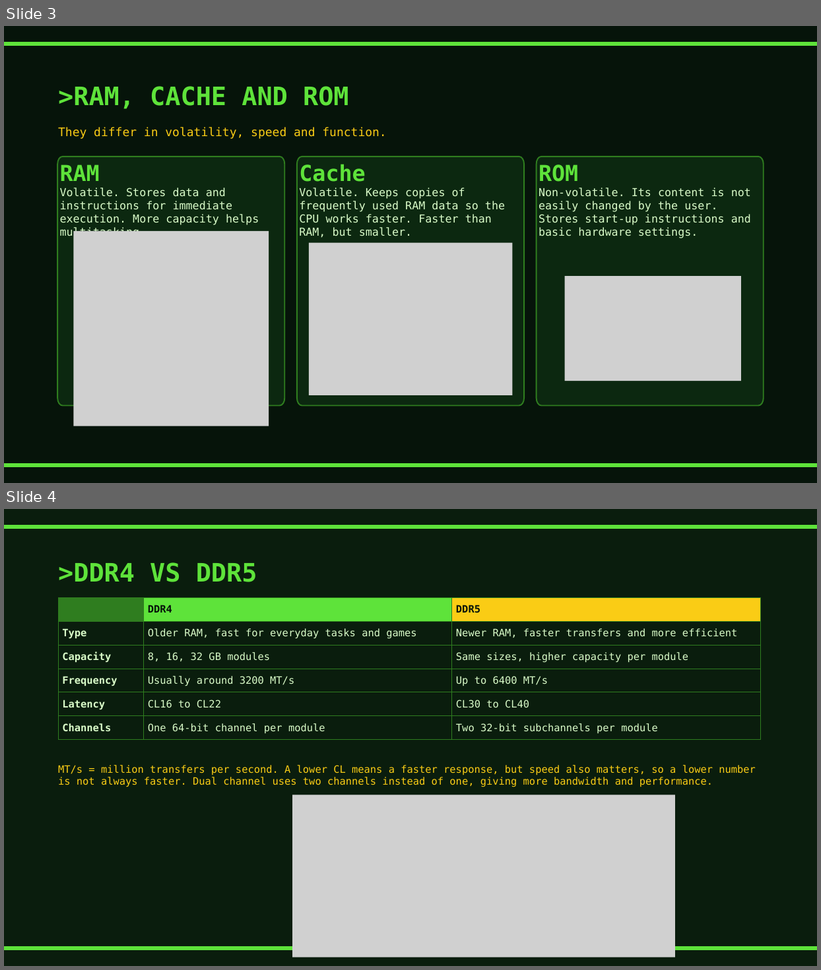
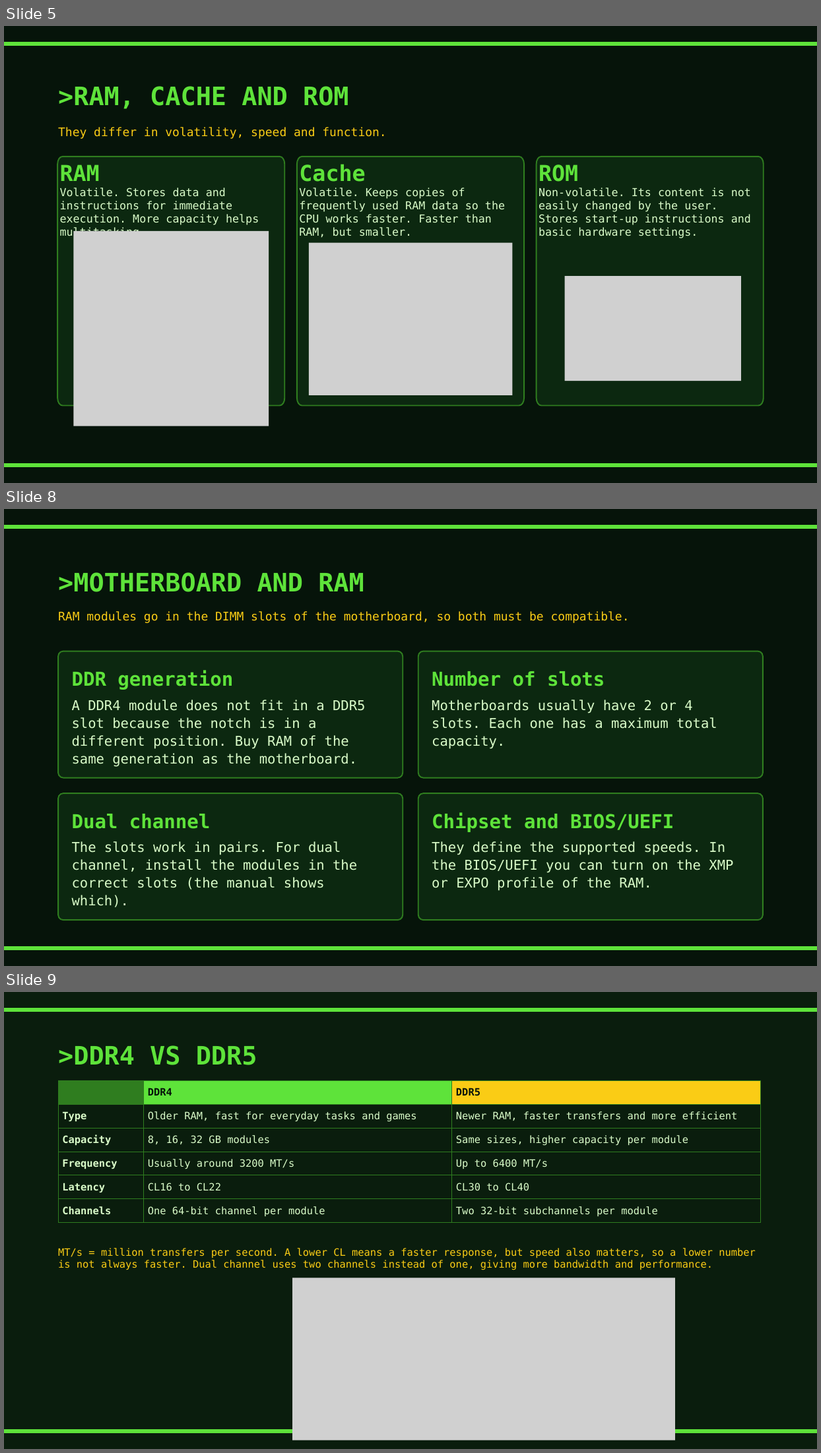
Before and after one commit to alumno851298-stack/RAM, a slide deck: RAM-presentation.pptx. Shown one above the other, each under a label of ours: slides 3 and 4 before the commit, slides 5, 8 and 9 after it; the slides between them are not shown. The pictures are 821x970 and 821x1453 pixels, drawn with LibreOffice and Linux fonts; fonts in the diff are those of the drawing; grey boxes stand for pictures. Boxes give left, top, right and bottom in pixels: in the first picture for what was removed or moved away, otherwise in the second. Text is boxed around its words. In the diff, an @@ line names an element or a change of style, - is before the commit and + after.

```diff
--- a/RAM-presentation.pptx
+++ b/RAM-presentation.pptx
@@ slide 8 added at <box>4,509,817,966</box>, background #06140A @@
@@ freeform shape added at <box>4,525,817,528</box>, fill #5EE33A, outline #5EE33A 1.5 pt @@
@@ text added at <box>58,572,364,592</box>, 45 pt, text #5EE33A, bold @@
+>MOTHERBOARD AND RAM
@@ text added at <box>58,611,630,623</box>, 21 pt, text #FACC15 @@
+RAM modules go in the DIMM slots of the motherboard, so both must be compatible.
@@ rounded rectangle added at <box>58,652,403,778</box>, fill #0C2810, outline #2F7D1F 2.25 pt, 24 pt, text #D9FBC8 @@
+DDR generation
+A DDR4 module does not fit in a DDR5 slot because the notch is in a different position. Buy RAM of the same generation as the motherboard.
@@ rounded rectangle added at <box>418,652,763,778</box>, fill #0C2810, outline #2F7D1F 2.25 pt, 24 pt, text #D9FBC8 @@
+Number of slots
+Motherboards usually have 2 or 4 slots. Each one has a maximum total capacity.
@@ rounded rectangle added at <box>58,793,403,920</box>, fill #0C2810, outline #2F7D1F 2.25 pt, 24 pt, text #D9FBC8 @@
+Dual channel
+The slots work in pairs. For dual channel, install the modules in the correct slots (the manual shows which).
@@ rounded rectangle added at <box>418,793,763,920</box>, fill #0C2810, outline #2F7D1F 2.25 pt, 24 pt, text #D9FBC8 @@
+Chipset and BIOS/UEFI
+They define the supported speeds. In the BIOS/UEFI you can turn on the XMP or EXPO profile of the RAM.
@@ freeform shape added at <box>4,947,817,950</box>, fill #5EE33A, outline #5EE33A 1.5 pt @@
@@ what was slide 3 is now slide 5 @@
@@ what was slide 4 is now slide 9 @@
```
Also in this commit, not shown: 7 other slides added.
